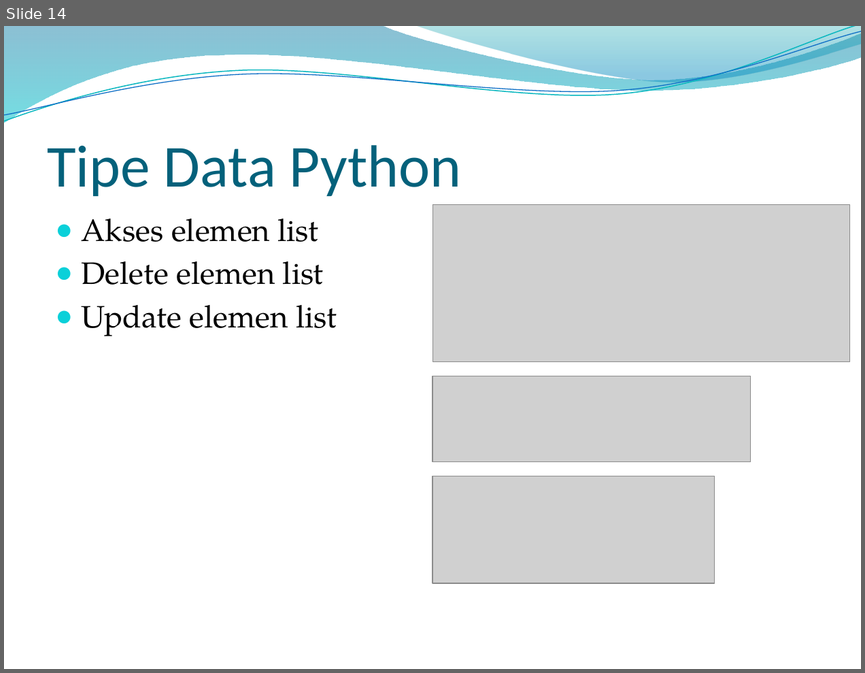
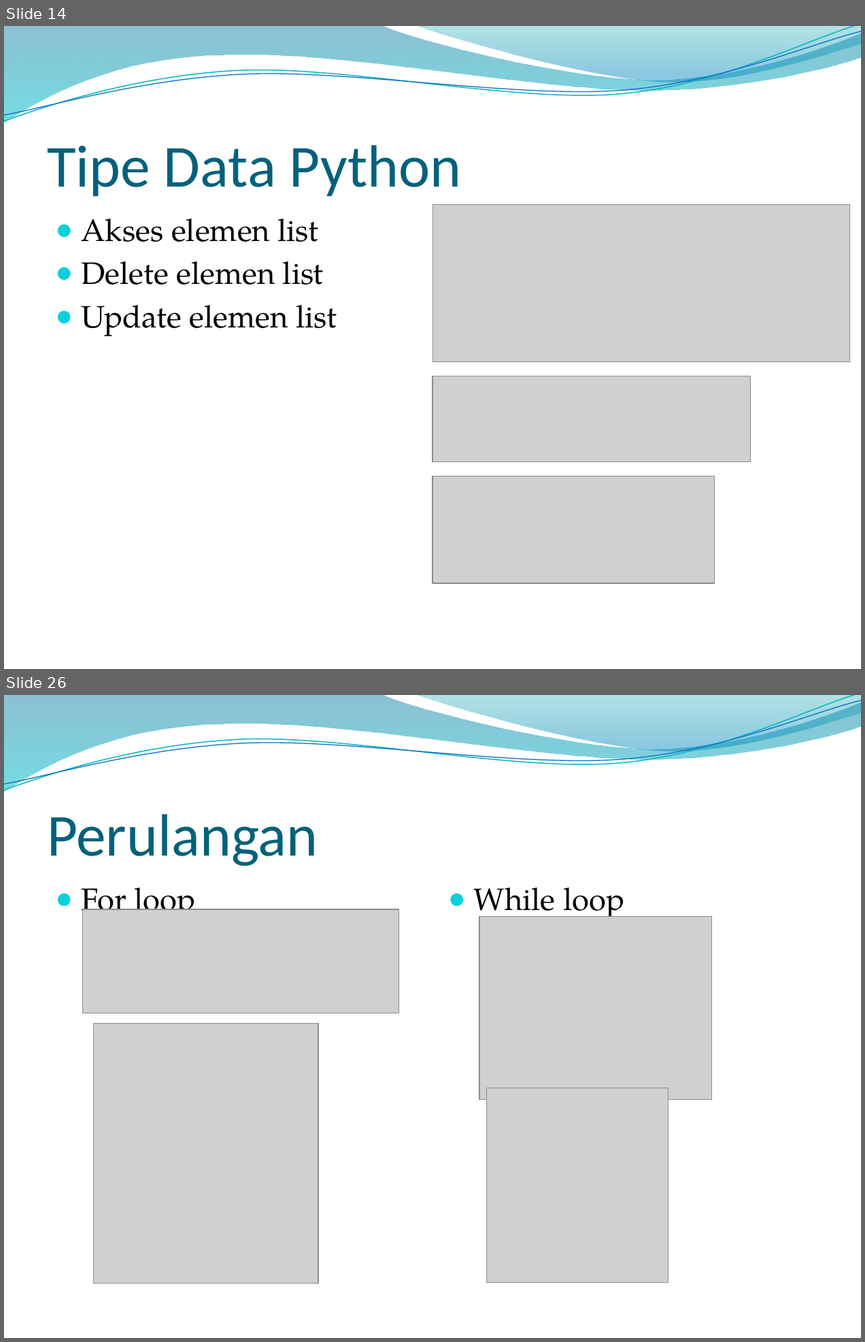
Before and after one commit to dizolette/DeepLearningAlbert, a slide deck: PPT Albertus Dwi S.pptx. Shown one above the other, each under a label of ours: slide 14 before the commit, slides 14 and 26 after it; the slides between them are not shown. The pictures are 865x673 and 865x1342 pixels, drawn with LibreOffice and Linux fonts; fonts in the diff are those of the drawing; grey boxes stand for pictures; background and template pictures are left out. Boxes give left, top, right and bottom in pixels: in the first picture for what was removed or moved away, otherwise in the second. Text is boxed around its words. In the diff, an @@ line names an element or a change of style, - is before the commit and + after.

```diff
--- a/PPT Albertus Dwi S.pptx
+++ b/PPT Albertus Dwi S.pptx
@@ slide 26 added at bbox=[4, 695, 861, 1338], background picture (left out); not listed: 4 template elements that a slide beside it also shows @@
@@ title added at bbox=[47, 814, 318, 866], 50 pt, text #04617B @@
+Perulangan
@@ text added at bbox=[81, 887, 196, 921], 26 pt, text #000000 @@
+● For loop
@@ text added at bbox=[474, 887, 624, 921], 26 pt, text #000000 @@
+● While loop
@@ picture added at bbox=[83, 909, 399, 1013] @@
@@ picture added at bbox=[479, 916, 712, 1100] @@
@@ picture added at bbox=[93, 1023, 317, 1283] @@
@@ picture added at bbox=[486, 1087, 668, 1282] @@
```
Also in this commit, not shown: 6 slides changed, 10 other slides added.
